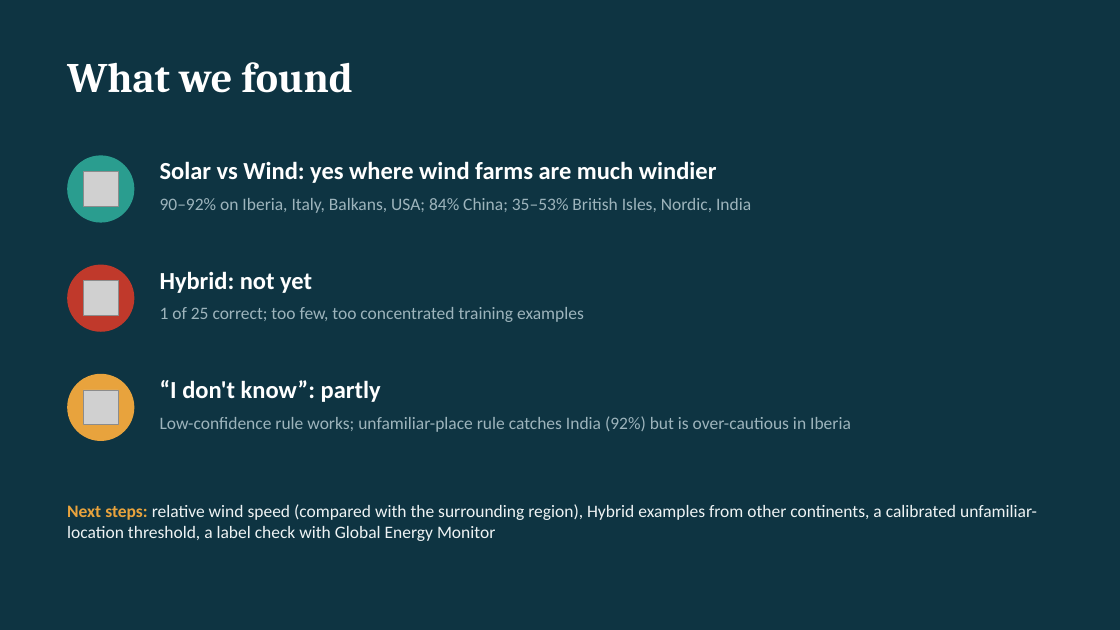
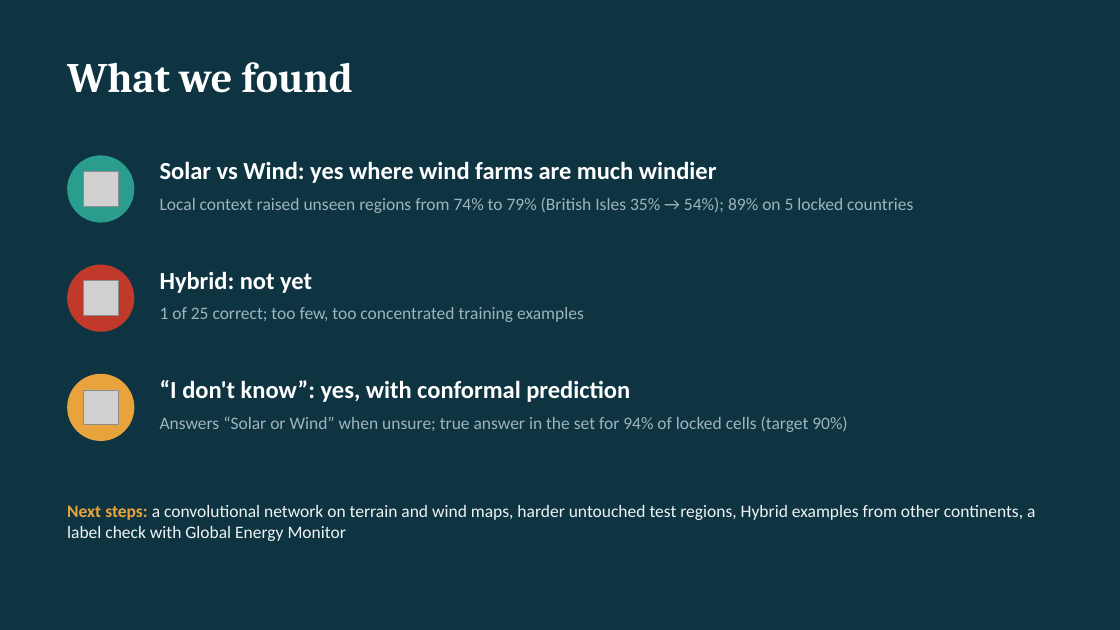
Before and after one commit to AshutoshSinghJ/renewable-siting-ml, a slide deck: slide 24 of outputs/Project_Presentation.pptx (slide 19 before the commit). Drawn at 1120x630 pixels with LibreOffice and Linux fonts; fonts in the diff are those of the drawing; grey boxes stand for pictures. Boxes give left, top, right and bottom in pixels: in the first picture for what was removed or moved away, otherwise in the second. Text is boxed around its words. In the diff, an @@ line names an element or a change of style, - is before the commit and + after.

Commit message:
Improvement round: local-context features, Extra Trees, conformal sets, locked final test
- src/06-11: new features, 11-region leave-one-region-out experiments, conformal
  prediction, archetypes and SHAP, patch neural network, one-time locked test
- Globe site: Improved model, Archetypes and Final test views; Results and About updated
- Report section 8, five new slides, docs and README updated

```diff
--- a/outputs/Project_Presentation.pptx
+++ b/outputs/Project_Presentation.pptx
@@ text at (160,197,913,213): text changed @@
-90–92% on Iberia, Italy, Balkans, USA; 84% China; 35–53% British Isles, Nordic, India
+Local context raised unseen regions from 74% to 79% (British Isles 35% → 54%); 89% on 5 locked countries
@@ text at (160,380,630,402): text changed @@
-“I don't know”: partly
+“I don't know”: yes, with conformal prediction
@@ text at (160,416,847,432): text changed @@
-Low-confidence rule works; unfamiliar-place rule catches India (92%) but is over-cautious in Iberia
+Answers “Solar or Wind” when unsure; true answer in the set for 94% of locked cells (target 90%)
@@ text at (67,505,1035,541): text changed @@
-Next steps: relative wind speed (compared with the surrounding region), Hybrid examples from other continents, a calibrated unfamiliar-location threshold, a label check with Global Energy Monitor
+Next steps: a convolutional network on terrain and wind maps, harder untouched test regions, Hybrid examples from other continents, a label check with Global Energy Monitor
```
Also in this commit, not shown: 1 other slide changed, 5 slides added, 47 other files.
